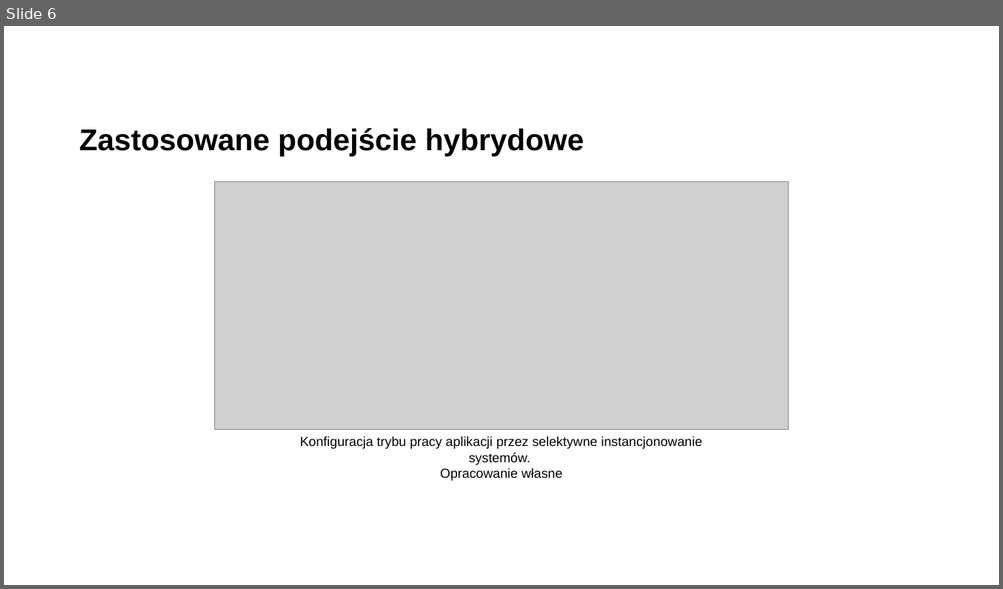
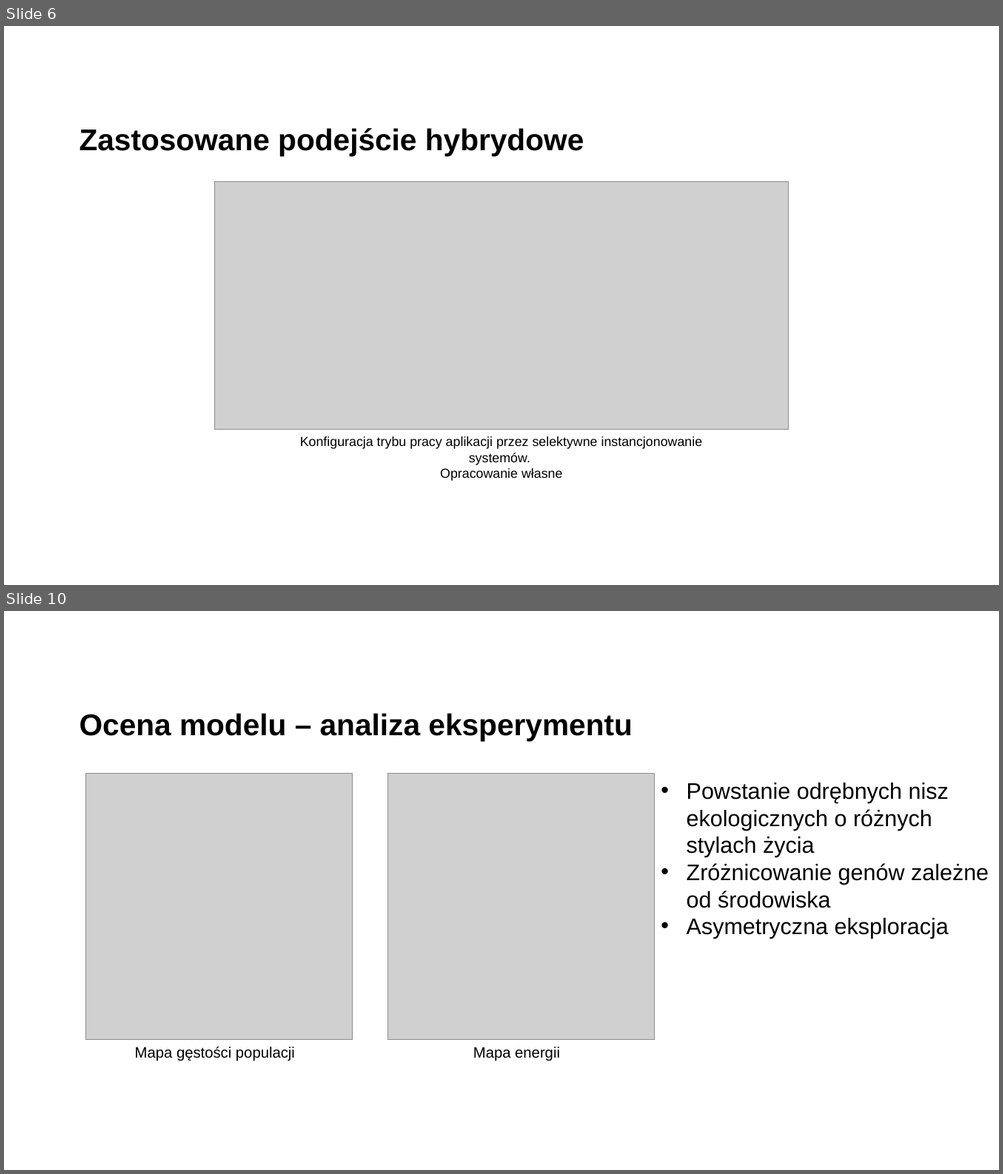
Before and after one commit to Filip-Rak/ecosystem-cc-results, a slide deck: docs/presentation.ppt. Shown one above the other, each under a label of ours: slide 6 before the commit, slides 6 and 10 after it; the slides between them are not shown. The pictures are 1003x589 and 1003x1174 pixels, drawn with LibreOffice and Linux fonts; fonts in the diff are those of the drawing; grey boxes stand for pictures; background and template pictures are left out. Boxes give left, top, right and bottom in pixels: in the first picture for what was removed or moved away, otherwise in the second. Text is boxed around its words. In the diff, an @@ line names an element or a change of style, - is before the commit and + after.

```diff
--- a/docs/presentation.ppt
+++ b/docs/presentation.ppt
@@ slide 10 added at (x1=4, y1=611, x2=999, y2=1170), background picture (left out) @@
@@ title added at (x1=79, y1=713, x2=632, y2=741), 32 pt, text #000000, bold @@
+Ocena modelu – analiza eksperymentu
@@ picture added at (x1=85, y1=774, x2=352, y2=1040) @@
@@ picture added at (x1=387, y1=774, x2=654, y2=1040) @@
@@ text added at (x1=686, y1=783, x2=988, y2=939), 24 pt, text #000000 @@
+• Powstanie odrębnych nisz ekologicznych o różnych stylach życia
+• Zróżnicowanie genów zależne od środowiska
+• Asymetryczna eksploracja
@@ text added at (x1=135, y1=1047, x2=295, y2=1062), 16 pt, text #000000 @@
+Mapa gęstości populacji
@@ text added at (x1=473, y1=1047, x2=560, y2=1062), 16 pt, text #000000 @@
+Mapa energii
```
Also in this commit, not shown: 2 slides changed, 4 other slides added, 1 slide removed.
